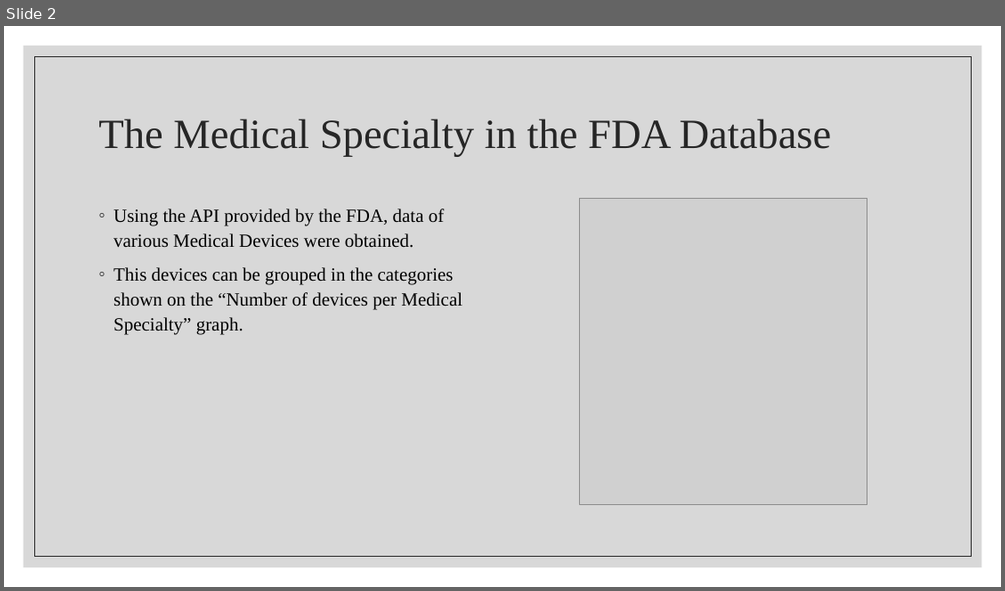
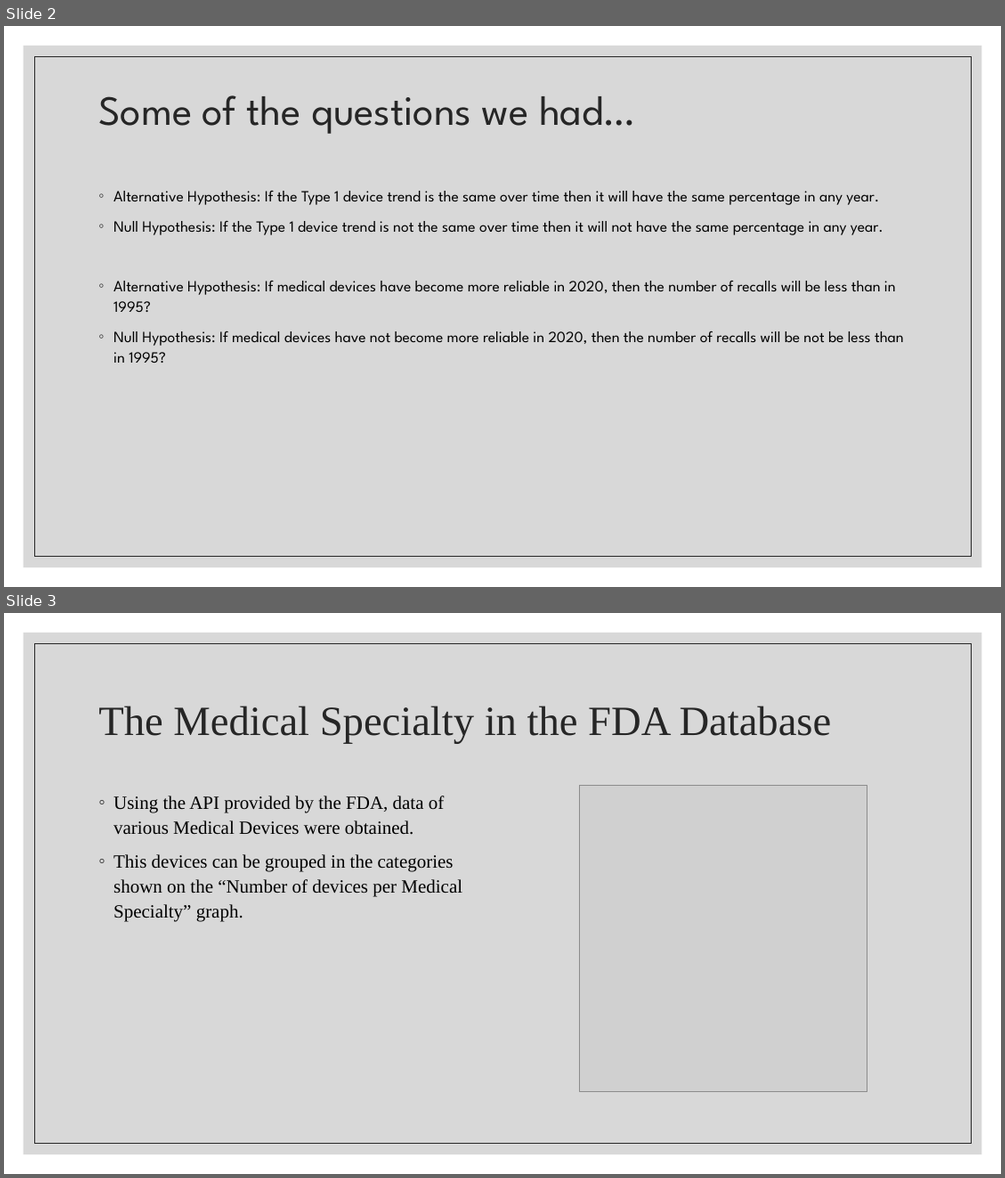
Before and after one commit to Cosette3737/Project1GroupB, a slide deck: Medical Device Report.pptx. Shown one above the other, each under a label of ours: slide 2 before the commit, slides 2 and 3 after it. The pictures are 1005x591 and 1005x1178 pixels, drawn with LibreOffice and Linux fonts; fonts in the diff are those of the drawing; grey boxes stand for pictures. Boxes give left, top, right and bottom in pixels: in the first picture for what was removed or moved away, otherwise in the second. Text is boxed around its words. In the diff, an @@ line names an element or a change of style, - is before the commit and + after.

```diff
--- a/Medical Device Report.pptx
+++ b/Medical Device Report.pptx
@@ slide 2 added at (4, 26, 1001, 587), background #FFFFFF; not listed: 2 template elements that a slide beside it also shows @@
@@ title added at (98, 95, 635, 134), 40 pt, text #262626 @@
+Some of the questions we had…
@@ text added at (113, 191, 904, 362), 15 pt, text #000000 @@
+◦ Alternative Hypothesis: If the Type 1 device trend is the same over time then it will have the same percentage in any year.
+◦ Null Hypothesis: If the Type 1 device trend is not the same over time then it will not have the same percentage in any year.
+◦ Alternative Hypothesis: If medical devices have become more reliable in 2020, then the number of recalls will be less than in 1995?
+◦ Null Hypothesis: If medical devices have not become more reliable in 2020, then the number of recalls will be not be less than in 1995?
@@ what was slide 2 is now slide 3 @@
```
Also in this commit, not shown: 1 slide changed, 3 other slides added, 1 slide removed.
